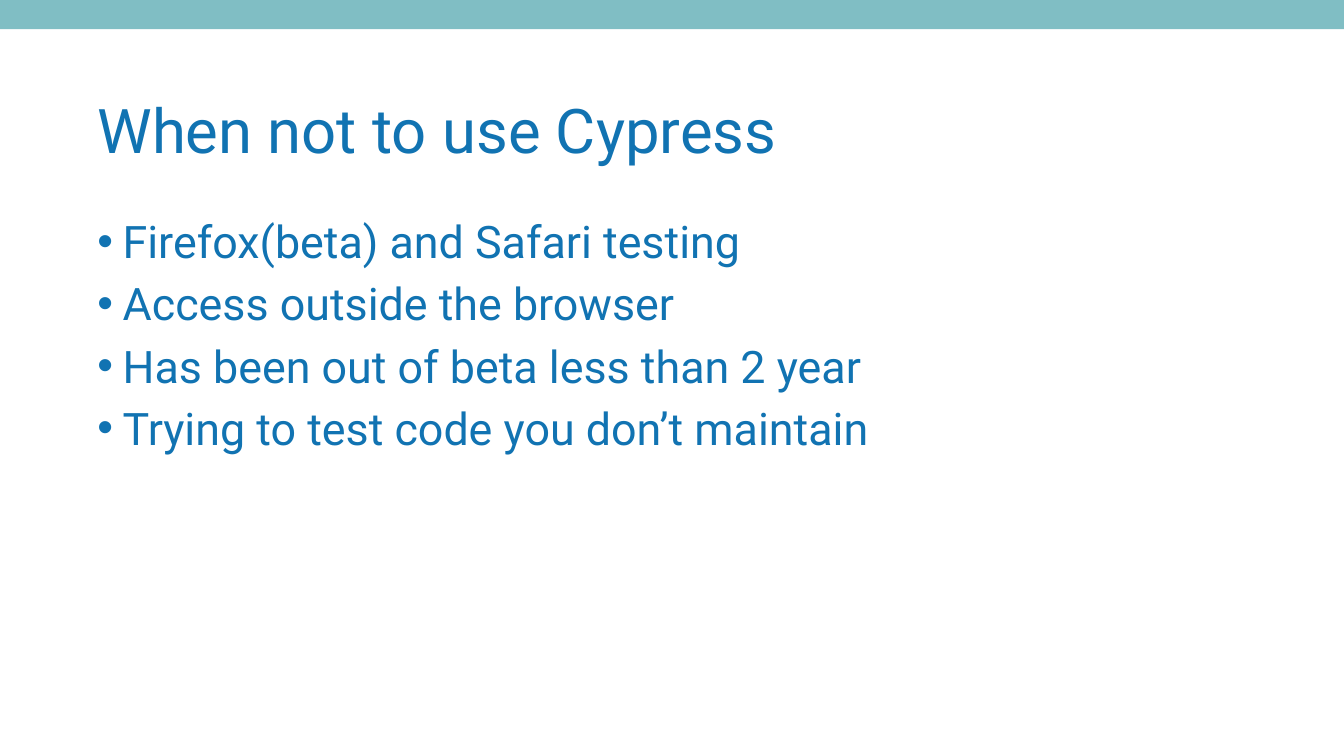
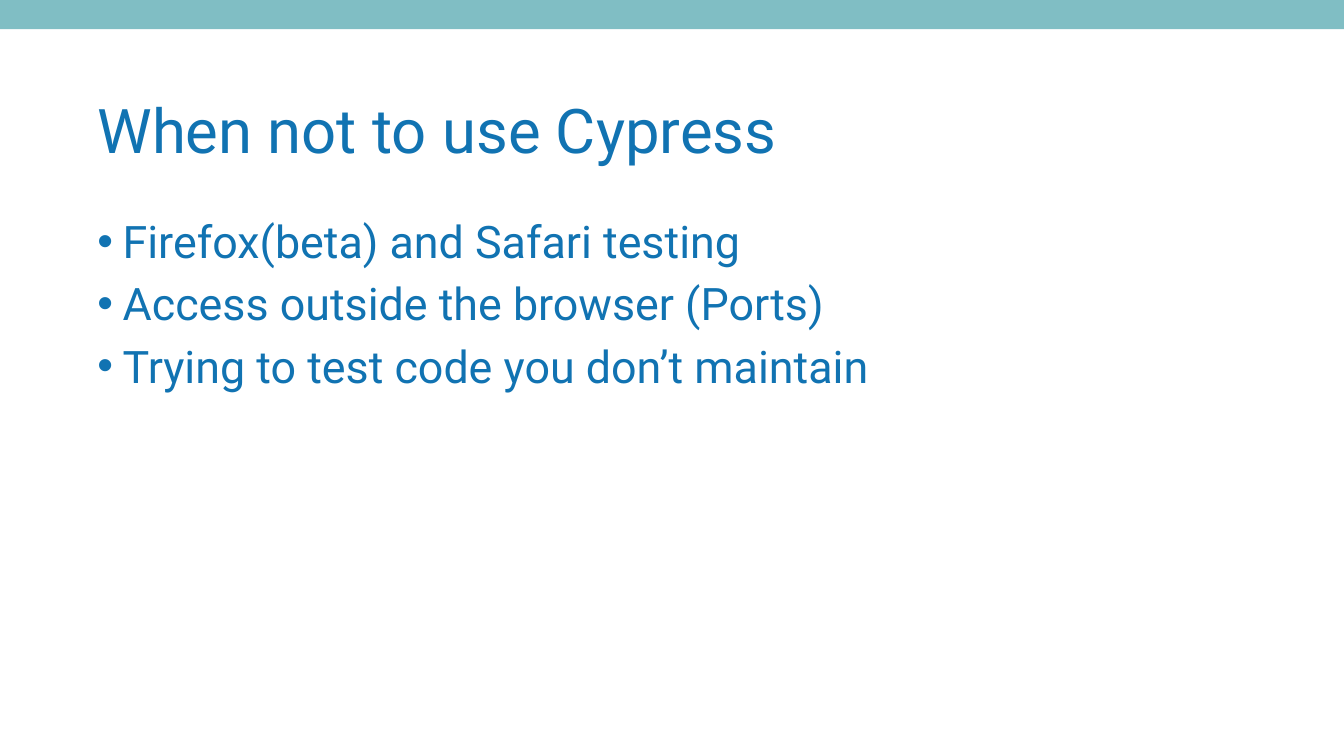
Before and after one commit to MatthewYKnowles/expert-beginners-july-2020, a slide deck: slide 18 of And Now Seleniums Watch is Ended.pptx (slide 17 before the commit). Drawn at 1344x756 pixels with LibreOffice and Linux fonts; fonts in the diff are those of the drawing; background and template pictures are left out. Boxes give left, top, right and bottom in pixels: in the first picture for what was removed or moved away, otherwise in the second. Text is boxed around its words. In the diff, an @@ line names an element or a change of style, - is before the commit and + after.

```diff
--- a/And Now Seleniums Watch is Ended.pptx
+++ b/And Now Seleniums Watch is Ended.pptx
@@ text at bbox=[123, 284, 823, 330]: text changed @@
-• Access outside the browser
-• Has been out of beta less than 2 year
+• Access outside the browser (Ports)
```
Also in this commit, not shown: 1 other slide changed, 2 slides added, 4 other files.
